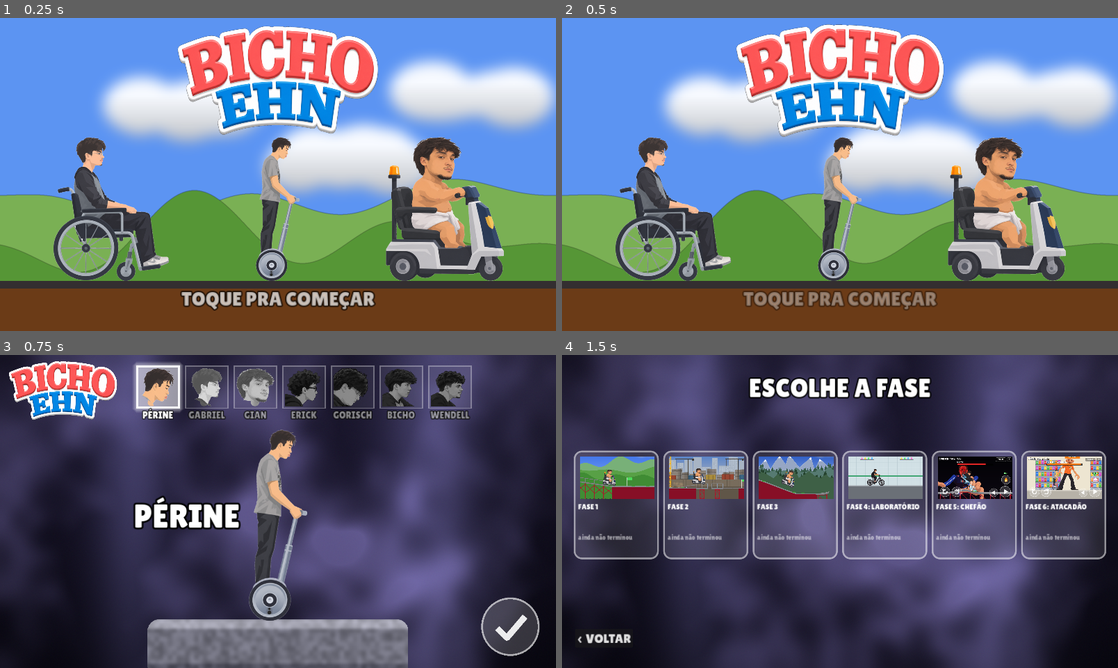
Above: before the commit, frames 1-4 (two rows, left to right).
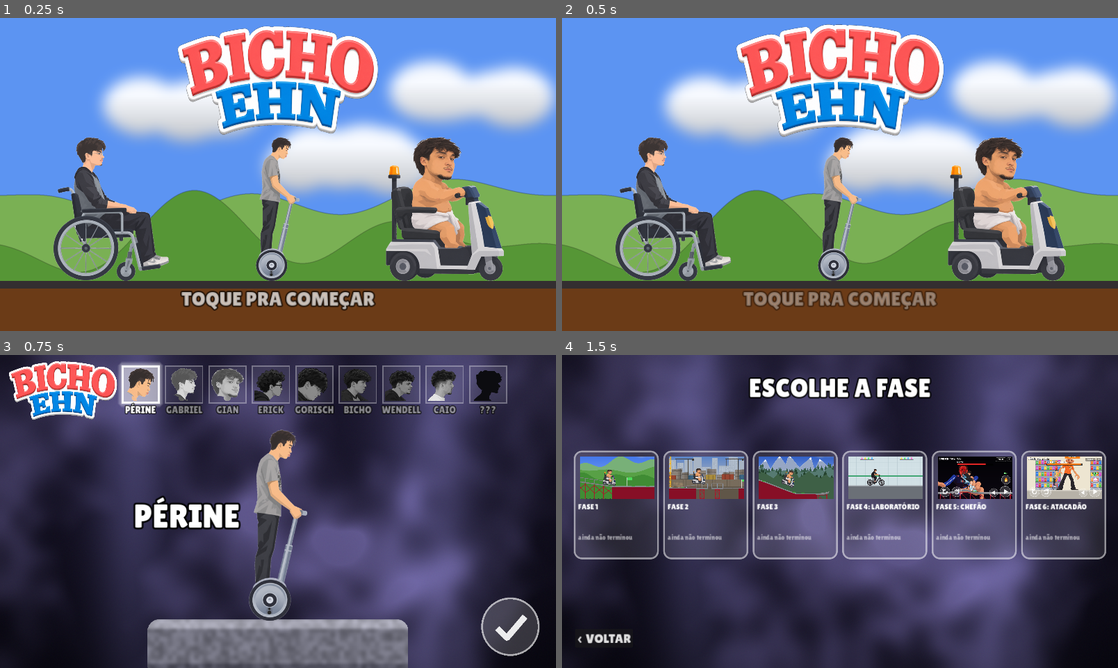
Above: after the commit, the same moments.

Repository: site-oficial-br-y/variant.agencia
Game: Godot game, scene res://levels/Abertura.tscn
Same seed, same stepped clock (60 frames per second), same inputs: the game is played once before the commit and once after it.
Inputs (mouse positions are in pixels of both pictures, inside the frame that each line leads up to):
- Up to frame 1 (0.25 s): no input
- Up to frame 2 (0.5 s): no input
- Up to frame 3 (0.75 s): tap Enter at 0.5 s; move the mouse to (400, 495) at 0.52 s; hold D from 0.53 s (still down); tap C (bomba) at 0.6 s; click (400, 495) at 0.67 s
- Up to frame 4 (1.5 s): release D at 1.25 s; click (1073, 627) at 1.25 s

Frames 1-2 are identical in both runs. In frame 3, 7.3% of the frame differs, in the area x 21-92%, y 2-21%; in frame 4, nothing differs.

Commit message:
Novos personagens: Caio (bola, especial rapidez) e Vini (anda de verdade, dash; libera ao vencer a fase 5)
Co-Authored-By: Claude Opus 5.5 <noreply@anthropic.com>
Claude-Session: https://claude.ai/code/session_014hX2KsBke7Sq6MsZDXhCCQ

Diff:
--- a/jogo-godot/actors/Player.gd
+++ b/jogo-godot/actors/Player.gd
@@ -47,6 +47,9 @@
 var foto: Sprite2D
 var imortal_t := 0.0
 var _baloes_t := 0.0
+var _rapido_t := 0.0                    # Caio: tudo mais rápido
+var _dash_t := 0.0                      # Vini: arrancada
+var _rastro_t := 0.0
 var _baloes: Node2D
 var membros: Dictionary = {}            # corpo -> Node2D articulado (montado: animado por molas)
 var _mola: Dictionary = {}              # corpo -> [ângulo, velocidade]
@@ -305,7 +308,20 @@
 	var solto := clampf(-ax * 0.00008, -0.5, 0.5) + (0.07 + 0.08 * vel) * sin(_t_anim * (3.1 + 4.0 * vel))
 	for c in ["perna", "perna2", "coxa", "canela"]:
 		alvos[c] = [solto * (0.4 if c == "coxa" else 1.0), 22.0, 3.0]
-	if D["chassi"].get("monociclo", false) and membros.has("perna"):
+	if D["chassi"].get("andar", false):            # Vini: passo de verdade, perna da frente e de trás alternando
+		var passo := roda_motriz.rotation * 1.1
+		var amp := clampf(absf(chassi.linear_velocity.x) / 400.0, 0.0, 1.0)
+		for c in ["coxa", "canela", "coxa2", "canela2"]:
+			alvos.erase(c)
+		var lado := {"": 0.0, "2": PI}
+		for k in lado:
+			var f: float = passo + float(lado[k])
+			if membros.has("coxa" + k):
+				(membros["coxa" + k] as Node2D).rotation = lerp_angle((membros["coxa" + k] as Node2D).rotation, -0.55 * sin(f) * amp, 0.4)
+			if membros.has("canela" + k):
+				(membros["canela" + k] as Node2D).rotation = lerp_angle((membros["canela" + k] as Node2D).rotation, 0.75 * maxf(0.0, sin(f + 1.1)) * amp, 0.4)
+		alvos["braco"] = [0.35 * sin(passo) * amp, 60.0, 8.0]
+	elif D["chassi"].get("monociclo", false) and membros.has("perna"):
 		alvos.erase("perna")                       # pedal: segue o giro da roda
 		(membros["perna"] as Node2D).rotation = 0.38 * sin(roda_motriz.rotation)
 	elif D["chassi"]["auto_equilibrio"] and membros.has("perna"):
@@ -441,6 +457,28 @@
 				chassi.apply_torque(inercia_chassi * (-chassi.rotation * 20.0 - chassi.angular_velocity * 6.0))
 				if _baloes_t <= 0.0:
 					_estourar_baloes()
+		"rapido":                          # Caio: 8 s com tudo mais rápido (andar, frear e girar)
+			if apertou and recarga <= 0.0 and _rapido_t <= 0.0:
+				_usar(18.0)
+				_rapido_t = 8.0
+				Audio.tocar("turbo", 1.0, 0.0)
+			if _rapido_t > 0.0:
+				_rapido_t -= delta
+				_rastro(Color(1.0, 0.85, 0.2, 0.45), 0.12)
+		"dash":                            # Vini: arrancada muito rápida pra frente, com rastro
+			if apertou and recarga <= 0.0:
+				_usar(1.6)
+				_dash_t = 0.3
+				var dirx := 1.0 if Input.get_axis("brake", "accelerate") >= 0.0 else -1.0
+				for rb in [chassi] + rodas:
+					var c := rb as RigidBody2D
+					c.linear_velocity = Vector2(dirx * 3400.0, minf(c.linear_velocity.y, 0.0) - 150.0)
+				Audio.tocar("turbo", 1.0, 0.0)
+				Audio.tocar("pulo", 0.6, 0.0)
+				_explosao_dash(dirx)
+			if _dash_t > 0.0:
+				_dash_t -= delta
+				_rastro(Color(0.45, 0.9, 1.0, 0.7), 0.035)
 		"estrela":                         # Wendell: 10 s imortal piscando colorido
 			if apertou and recarga <= 0.0 and imortal_t <= 0.0:
 				_usar(25.0)
@@ -590,7 +628,79 @@
 		return 1.0
 	if habilidade == "estrela" and imortal_t > 0.0:
 		return 1.0
+	if habilidade == "rapido" and _rapido_t > 0.0:
+		return 1.0
 	return 1.0 - recarga / maxf(recarga_total, 0.001)
+
+## fantasmas do boneco ficando pra trás (rapidez do Caio, dash do Vini)
+func _rastro(cor: Color, intervalo: float) -> void:
+	_rastro_t -= get_physics_process_delta_time()
+	if _rastro_t > 0.0:
+		return
+	_rastro_t = intervalo * Engine.time_scale
+	var f := Node2D.new()
+	f.z_index = 4
+	get_parent().add_child(f)
+	for no in [chassi] + rodas:
+		for c in (no as Node).get_children():
+			if c is Sprite2D and (c as Sprite2D).visible:
+				_copiar_sprite(c, f)
+	if boneco:
+		for s in boneco.find_children("*", "Sprite2D", true, false):
+			_copiar_sprite(s, f)
+	f.modulate = cor
+	var tw := f.create_tween()
+	tw.tween_property(f, "modulate:a", 0.0, 0.3 * Engine.time_scale)
+	tw.tween_callback(f.queue_free)
+
+func _copiar_sprite(s: Sprite2D, dono: Node2D) -> void:
+	var c := Sprite2D.new()
+	c.texture = s.texture
+	c.offset = s.offset
+	c.global_transform = s.global_transform
+	c.z_index = s.z_index
+	dono.add_child(c)
+	c.global_transform = s.global_transform
+
+## estouro de luz azul na arrancada: anel e faíscas
+func _explosao_dash(dirx: float) -> void:
+	var p := CPUParticles2D.new()
+	p.one_shot = true
+	p.amount = 50
+	p.lifetime = 0.35 * Engine.time_scale
+	p.explosiveness = 1.0
+	p.direction = Vector2(-dirx, 0)
+	p.spread = 35.0
+	p.initial_velocity_min = 1200.0
+	p.initial_velocity_max = 3200.0
+	p.gravity = Vector2.ZERO
+	p.scale_amount_min = 12.0
+	p.scale_amount_max = 26.0
+	p.color = Color(0.6, 0.95, 1.0)
+	var m := CanvasItemMaterial.new()
+	m.blend_mode = CanvasItemMaterial.BLEND_MODE_ADD
+	p.material = m
+	p.global_position = chassi.global_position
+	p.z_index = 6
+	get_parent().add_child(p)
+	p.emitting = true
+	var anel := Line2D.new()
+	anel.width = 40.0
+	anel.default_color = Color(0.6, 0.95, 1.0, 0.9)
+	anel.material = m
+	var pts := PackedVector2Array()
+	for k in 33:
+		pts.append(Vector2(260, 0).rotated(TAU * k / 32.0) * Vector2(0.5, 1.0))
+	anel.points = pts
+	anel.global_position = chassi.global_position
+	anel.z_index = 6
+	get_parent().add_child(anel)
+	var tw := anel.create_tween()
+	tw.tween_property(anel, "scale", Vector2(3.0, 1.6), 0.3 * Engine.time_scale)
+	tw.parallel().tween_property(anel, "modulate:a", 0.0, 0.3 * Engine.time_scale)
+	tw.tween_callback(func() -> void:
+		anel.queue_free()
+		p.queue_free())
 
 func _lancar_bomba() -> void:
 	var b := RigidBody2D.new()
@@ -859,8 +969,15 @@
 	var equilibra: bool = ch["auto_equilibrio"]
 	var mono: bool = ch.get("monociclo", false)
 	var dir := Input.get_axis("brake", "accelerate")
-	if dir != 0.0 and chassi.linear_velocity.length() < ch["vmax"] * velocidade:
-		var forca := massa_total * aceleracao * (0.8 if _sem_perna() else 1.0)   # sem perna, pedala/empurra pior
+	var rapido := 1.8 if _rapido_t > 0.0 else 1.0
+	var preciso: bool = ch.get("preciso", false)
+	if preciso and dir == 0.0 and _no_chao():               # Vini: soltou, para firme
+		for rb in [chassi] + rodas:
+			(rb as RigidBody2D).linear_velocity.x = lerpf((rb as RigidBody2D).linear_velocity.x, 0.0, 0.06)
+	if dir != 0.0 and chassi.linear_velocity.length() < ch["vmax"] * velocidade * rapido:
+		var forca := massa_total * aceleracao * (0.8 if _sem_perna() else 1.0) * rapido * (1.5 if preciso else 1.0)   # sem perna, pedala/empurra pior
+		if preciso and signf(chassi.linear_velocity.x) != signf(dir):
+			forca *= 2.0                                           # vira na hora
 		if mono:        # monociclo: pedala perto do eixo; o corpo pende um pouco pra trás ao acelerar
 			chassi.apply_force(Vector2(dir * forca, 0.0), (roda_motriz.global_position - chassi.global_position) * mono_pende)
 		elif equilibra:   # segway: empurra embaixo, o equilíbrio segura
--- /dev/null
+++ b/jogo-godot/assets/caio/parts.json
@@ -0,0 +1,169 @@
+{
+ "nome": "caio",
+ "src_w": 1024,
+ "src_h": 1536,
+ "ordem": [
+  "roda",
+  "perna",
+  "tronco",
+  "cabeca",
+  "braco"
+ ],
+ "pecas": {
+  "roda": {
+   "x": 398,
+   "y": 1285,
+   "w": 249,
+   "h": 225
+  },
+  "cabeca": {
+   "x": 400,
+   "y": 38,
+   "w": 255,
+   "h": 275
+  },
+  "braco": {
+   "x": 299,
+   "y": 404,
+   "w": 340,
+   "h": 182
+  },
+  "perna": {
+   "x": 395,
+   "y": 736,
+   "w": 255,
+   "h": 565
+  },
+  "tronco": {
+   "x": 298,
+   "y": 280,
+   "w": 404,
+   "h": 474
+  }
+ },
+ "corpo_de": {
+  "roda": "roda0",
+  "cabeca": "cabeca",
+  "tronco": "tronco",
+  "braco": "braco",
+  "perna": "perna"
+ },
+ "piloto": [
+  "tronco",
+  "cabeca",
+  "braco",
+  "perna"
+ ],
+ "rodas": [
+  {
+   "corpo": "roda0",
+   "peca": "roda",
+   "c": [
+    522.0,
+    1396.0
+   ],
+   "r": 124,
+   "massa": 2.0,
+   "motriz": true
+  }
+ ],
+ "chassi": {
+  "massa": 5.0,
+  "auto_equilibrio": true,
+  "vmax": 900.0,
+  "forca": 90000.0,
+  "mastro": {
+   "x": 520.0,
+   "y0": 300.0,
+   "y1": 1396.0,
+   "w": 100.0
+  }
+ },
+ "corpos": {
+  "cabeca": {
+   "massa": 0.8,
+   "forma": [
+    "circ",
+    [
+     530,
+     170
+    ],
+    120
+   ]
+  },
+  "tronco": {
+   "massa": 2.0,
+   "forma": [
+    "caps",
+    [
+     470,
+     360
+    ],
+    [
+     490,
+     700
+    ],
+    110
+   ]
+  },
+  "braco": {
+   "massa": 0.5,
+   "forma": [
+    "caps",
+    [
+     390,
+     440
+    ],
+    [
+     620,
+     560
+    ],
+    40
+   ]
+  },
+  "perna": {
+   "massa": 1.4,
+   "forma": [
+    "caps",
+    [
+     500,
+     770
+    ],
+    [
+     530,
+     1250
+    ],
+    75
+   ]
+  }
+ },
+ "juntas": [
+  {
+   "a": "tronco",
+   "b": "cabeca",
+   "p": [
+    525,
+    290
+   ],
+   "lim": 40
+  },
+  {
+   "a": "tronco",
+   "b": "braco",
+   "p": [
+    400,
+    425
+   ],
+   "lim": 75
+  },
+  {
+   "a": "tronco",
+   "b": "perna",
+   "p": [
+    505,
+    745
+   ],
+   "lim": 55
+  }
+ ]
+}
--- /dev/null
+++ b/jogo-godot/assets/vini/parts.json
@@ -0,0 +1,261 @@
+{
+ "nome": "vini",
+ "src_w": 384,
+ "src_h": 1536,
+ "ordem": [
+  "coxa2",
+  "canela2",
+  "tronco",
+  "coxa",
+  "canela",
+  "braco",
+  "cabeca"
+ ],
+ "pecas": {
+  "cabeca": {
+   "x": 74,
+   "y": 93,
+   "w": 280,
+   "h": 260
+  },
+  "braco": {
+   "x": 62,
+   "y": 385,
+   "w": 189,
+   "h": 601
+  },
+  "tronco": {
+   "x": 10,
+   "y": 330,
+   "w": 299,
+   "h": 705
+  },
+  "coxa": {
+   "x": 87,
+   "y": 988,
+   "w": 180,
+   "h": 198
+  },
+  "canela": {
+   "x": 38,
+   "y": 1185,
+   "w": 295,
+   "h": 274
+  },
+  "coxa2": {
+   "x": 87,
+   "y": 988,
+   "w": 180,
+   "h": 198
+  },
+  "canela2": {
+   "x": 38,
+   "y": 1185,
+   "w": 295,
+   "h": 274
+  }
+ },
+ "corpo_de": {
+  "cabeca": "cabeca",
+  "tronco": "tronco",
+  "braco": "braco",
+  "coxa": "coxa",
+  "canela": "canela",
+  "coxa2": "coxa2",
+  "canela2": "canela2"
+ },
+ "piloto": [
+  "tronco",
+  "cabeca",
+  "braco",
+  "coxa",
+  "canela",
+  "coxa2",
+  "canela2"
+ ],
+ "rodas": [
+  {
+   "corpo": "roda0",
+   "c": [
+    185.0,
+    1350.0
+   ],
+   "r": 100,
+   "massa": 2.0,
+   "motriz": true
+  }
+ ],
+ "chassi": {
+  "massa": 5.0,
+  "auto_equilibrio": true,
+  "andar": true,
+  "preciso": true,
+  "vmax": 950.0,
+  "forca": 90000.0,
+  "mastro": {
+   "x": 185.0,
+   "y0": 300.0,
+   "y1": 1350.0,
+   "w": 90.0
+  }
+ },
+ "corpos": {
+  "cabeca": {
+   "massa": 0.8,
+   "forma": [
+    "circ",
+    [
+     230,
+     225
+    ],
+    115
+   ]
+  },
+  "tronco": {
+   "massa": 2.0,
+   "forma": [
+    "caps",
+    [
+     180,
+     450
+    ],
+    [
+     170,
+     900
+    ],
+    105
+   ]
+  },
+  "braco": {
+   "massa": 0.5,
+   "forma": [
+    "caps",
+    [
+     150,
+     440
+    ],
+    [
+     190,
+     930
+    ],
+    40
+   ]
+  },
+  "coxa": {
+   "massa": 0.9,
+   "forma": [
+    "caps",
+    [
+     180,
+     980
+    ],
+    [
+     170,
+     1170
+    ],
+    65
+   ]
+  },
+  "canela": {
+   "massa": 0.8,
+   "forma": [
+    "caps",
+    [
+     160,
+     1195
+    ],
+    [
+     180,
+     1420
+    ],
+    60
+   ]
+  },
+  "coxa2": {
+   "massa": 0.9,
+   "forma": [
+    "caps",
+    [
+     180,
+     980
+    ],
+    [
+     170,
+     1170
+    ],
+    65
+   ]
+  },
+  "canela2": {
+   "massa": 0.8,
+   "forma": [
+    "caps",
+    [
+     160,
+     1195
+    ],
+    [
+     180,
+     1420
+    ],
+    60
+   ]
+  }
+ },
+ "juntas": [
+  {
+   "a": "tronco",
+   "b": "cabeca",
+   "p": [
+    205,
+    350
+   ],
+   "lim": 40
+  },
+  {
+   "a": "tronco",
+   "b": "braco",
+   "p": [
+    150,
+    420
+   ],
+   "lim": 80
+  },
+  {
+   "a": "tronco",
+   "b": "coxa",
+   "p": [
+    180,
+    960
+   ],
+   "lim": 70
+  },
+  {
+   "a": "coxa",
+   "b": "canela",
+   "p": [
+    170,
+    1180
+   ],
+   "lim": 75
+  },
+  {
+   "a": "tronco",
+   "b": "coxa2",
+   "p": [
+    180,
+    960
+   ],
+   "lim": 70
+  },
+  {
+   "a": "coxa2",
+   "b": "canela2",
+   "p": [
+    170,
+    1180
+   ],
+   "lim": 75
+  }
+ ]
+}
--- a/jogo-godot/autoload/Game.gd
+++ b/jogo-godot/autoload/Game.gd
@@ -9,10 +9,10 @@
 var personagem: String = "segway"
 var fase: int = 1
 const FASES := ["FASE 1", "FASE 2", "FASE 3", "FASE 4: LABORATÓRIO", "FASE 5: CHEFÃO", "FASE 6: ATACADÃO"]
-const NOMES := {"segway": "PÉRINE", "cadeira": "GABRIEL", "scooter": "GIAN", "monociclo": "ERICK", "gamer": "GORISCH", "bicho": "BICHO", "wendell": "WENDELL"}
+const NOMES := {"segway": "PÉRINE", "cadeira": "GABRIEL", "scooter": "GIAN", "monociclo": "ERICK", "gamer": "GORISCH", "bicho": "BICHO", "wendell": "WENDELL", "caio": "CAIO", "vini": "VINI"}
 ## habilidade de cada um (botão especial), sempre com limite de uso
 const CHECKPOINTS := false              # sem checkpoint: morreu, volta pro começo da fase
-const HABILIDADES := {"segway": "salto", "cadeira": "turbo", "scooter": "turbo", "monociclo": "pulo_duplo", "gamer": "turbo", "bicho": "baloes", "wendell": "estrela"}
+const HABILIDADES := {"segway": "salto", "cadeira": "turbo", "scooter": "turbo", "monociclo": "pulo_duplo", "gamer": "turbo", "bicho": "baloes", "wendell": "estrela", "caio": "rapido", "vini": "dash"}
 const TURBO_INFINITO := ["cadeira"]       # Gabriel: turbo sem combustível
 const BOMBA_EXTRA := ["scooter"]          # Gian: turbo + bomba num segundo botão
 const RITMO := 3.0                   # mundo 3x mais rápido: queda pesada e ritmo de Happy Wheels
@@ -67,6 +67,10 @@
 	cfg.load(ARQ_PROGRESSO)
 	return float(cfg.get_value("recorde", str(f), INF))
 
+## Vini só libera depois de vencer a fase 5 (Péce e Cepé)
+func vini_liberado() -> bool:
+	return recorde(5) < INF
+
 func registrar_vitoria(f: int, tempo: float) -> bool:
 	var cfg := ConfigFile.new()
 	cfg.load(ARQ_PROGRESSO)
--- a/jogo-godot/levels/Main.gd
+++ b/jogo-godot/levels/Main.gd
@@ -1555,7 +1555,7 @@
 		aviso.size = Vector2(v.x, 160)
 		aviso.position = Vector2(0, v.y * 0.06)
 
-const ICONES := {"baloes": "baloes", "estrela": "estrela", "pulo_duplo": "pula", "salto": "pula", "turbo": "turbo", "bomba": "bomba", "equilibrio": "equilibrio", "arpao": "arpao"}
+const ICONES := {"baloes": "baloes", "estrela": "estrela", "pulo_duplo": "pula", "salto": "pula", "turbo": "turbo", "bomba": "bomba", "equilibrio": "equilibrio", "arpao": "arpao", "rapido": "rapido", "dash": "dash"}
 
 func _toque_especial() -> TouchScreenButton:
 	_botao_especial = _toque(ICONES.get(Game.HABILIDADES.get(Game.personagem, "salto"), "pula"), Vector2.ZERO, 165, "especial")
--- a/jogo-godot/levels/Menu.gd
+++ b/jogo-godot/levels/Menu.gd
@@ -2,8 +2,8 @@
 ## Seleção de personagem no estilo Happy Wheels: rostos em quadros no topo,
 ## o escolhido grande em cima da pedra, ✓ pra confirmar.
 
-const OPCOES := ["segway", "cadeira", "scooter", "monociclo", "gamer", "bicho", "wendell"]
-const SLOTS := 7                    # quadros vazios = personagens que ainda vão vir
+const OPCOES := ["segway", "cadeira", "scooter", "monociclo", "gamer", "bicho", "wendell", "caio", "vini"]
+const SLOTS := 9                    # quadros vazios = personagens que ainda vão vir
 
 var atual := 0
 var preview: TextureRect
@@ -12,6 +12,7 @@
 var ok: TextureButton
 var nome: Label
 var nomes_quadro: Array = []
+var trava: Label
 
 func _ready() -> void:
 	Audio.musica_menu(true)
@@ -35,8 +36,8 @@
 	logo.size = Vector2(250, 136)
 	add_child(logo)
 
-	var lado := 100.0
-	var x0 := cx - (SLOTS * (lado + 12) - 12) / 2.0 + 60
+	var lado := 88.0
+	var x0 := maxf(280.0, cx - (SLOTS * (lado + 12) - 12) / 2.0 + 60)       # depois do logo
 	for i in SLOTS:
 		var q := Panel.new()
 		q.position = Vector2(x0 + i * (lado + 12), 24)
@@ -70,6 +71,9 @@
 
 	nome = _rotulo("", 76, 16)
 	add_child(nome)
+	trava = _rotulo("VENÇA O PÉCE E O CEPÉ (FASE 5)\nPRA LIBERAR O VINI", 34, 10)
+	trava.add_theme_color_override("font_color", Color(1, 0.85, 0.3))
+	add_child(trava)
 	ok = _botao("confirma", Vector2.ZERO, 140)
 	ok.pressed.connect(_jogar)
 	get_viewport().size_changed.connect(_atualizar)   # tela cheia/girar muda o tamanho
@@ -122,25 +126,37 @@
 		if i < OPCOES.size():
 			var b: TextureButton = q.get_child(0)
 			var nome: String = OPCOES[i] if i == atual else OPCOES[i] + "_cinza"
+			if _trancado(i):
+				nome = OPCOES[i] + "_bloq"
 			b.texture_normal = load("res://assets/ui/rosto_%s.png" % nome)
 	var tex: Texture2D = load("res://assets/menu/%s.png" % OPCOES[atual])
 	preview.texture = tex
+	var preso := _trancado(atual)
+	preview.modulate = Color(0, 0, 0, 0.85) if preso else Color.WHITE
+	ok.visible = not preso
+	trava.visible = preso
 	var h := minf(440.0, 560.0 * tex.get_height() / tex.get_width())     # cabe em 560x440
 	preview.size = Vector2(h * tex.get_width() / tex.get_height(), h)
 	var vp := get_viewport().get_visible_rect().size
 	preview.position = Vector2(vp.x / 2.0 - preview.size.x / 2.0, vp.y - 108 - h)   # em pé na pedra
 	pedra.position = Vector2(vp.x / 2.0 - 300, vp.y - 130)
-	nome.text = Game.NOMES[OPCOES[atual]]
+	nome.text = "???" if preso else Game.NOMES[OPCOES[atual]]
+	trava.size = Vector2(vp.x, 100)
+	trava.position = Vector2(0, vp.y - 110)
 	nome.horizontal_alignment = HORIZONTAL_ALIGNMENT_RIGHT
 	nome.size = Vector2(600, 100)
 	nome.position = Vector2(preview.position.x - 620, preview.position.y + h * 0.35)
 	for i in nomes_quadro.size():
 		(nomes_quadro[i] as Label).add_theme_color_override("font_color", Color.WHITE if i == atual else Color(1, 1, 1, 0.5))
+		(nomes_quadro[i] as Label).text = "???" if _trancado(i) else Game.NOMES[OPCOES[i]]
 	ok.position = Vector2(vp.x - 175, vp.y - 165)
-	var lado := 100.0
-	var x0 := vp.x / 2.0 - (SLOTS * (lado + 12) - 12) / 2.0 + 60
+	var lado := 88.0
+	var x0 := maxf(280.0, vp.x / 2.0 - (SLOTS * (lado + 12) - 12) / 2.0 + 60)
 	for i in quadros.size():
 		(quadros[i] as Panel).position = Vector2(x0 + i * (lado + 12), 24)
+
+func _trancado(i: int) -> bool:
+	return OPCOES[i] == "vini" and not Game.vini_liberado()
 
 func _selecionar(i: int) -> void:
 	Audio.tocar("clique")
@@ -148,6 +164,8 @@
 	_atualizar()
 
 func _jogar() -> void:
+	if _trancado(atual):
+		return
 	Audio.tocar("confirma")
 	Game.personagem = OPCOES[atual]
 	Game.checkpoint_x = -1.0
Binary file added: jogo-godot/assets/caio/braco.png
Not shown, added: jogo-godot/assets/caio/braco.png.import
Binary file added: jogo-godot/assets/caio/cabeca.png
Not shown, added: jogo-godot/assets/caio/cabeca.png.import
Binary file added: jogo-godot/assets/caio/perna.png
Not shown, added: jogo-godot/assets/caio/perna.png.import
Binary file added: jogo-godot/assets/caio/roda.png
Not shown, added: jogo-godot/assets/caio/roda.png.import
Binary file added: jogo-godot/assets/caio/tronco.png
Not shown, added: jogo-godot/assets/caio/tronco.png.import
Binary file added: jogo-godot/assets/menu/caio.png
Not shown, added: jogo-godot/assets/menu/caio.png.import
(and 37 more such lines)
